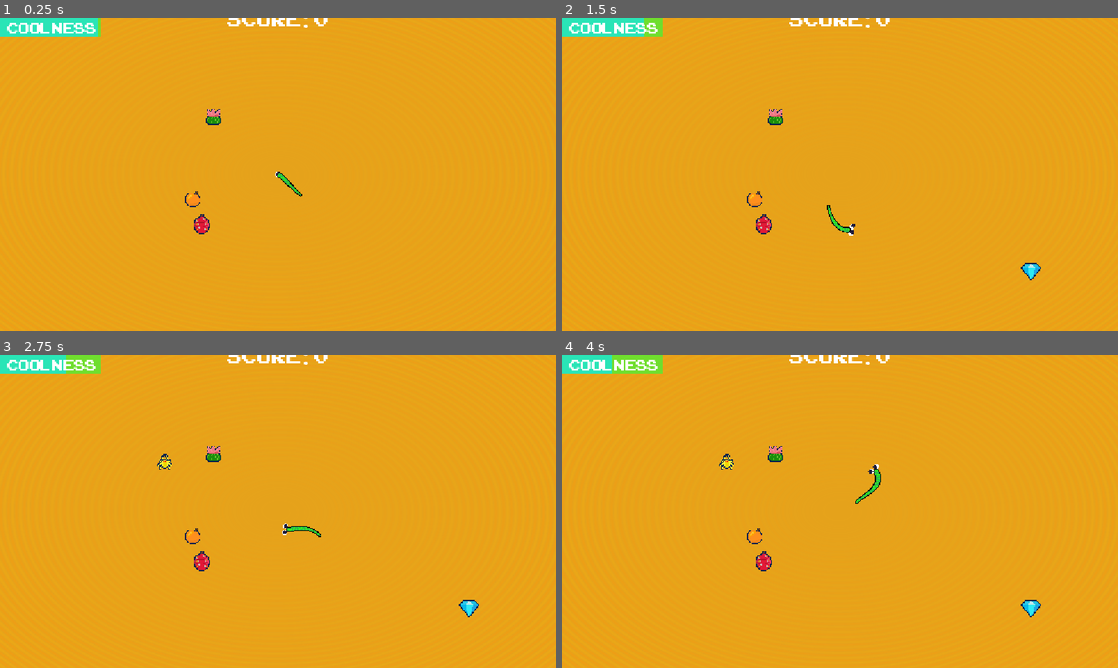
Above: before the commit, frames 1-4 (two rows, left to right).
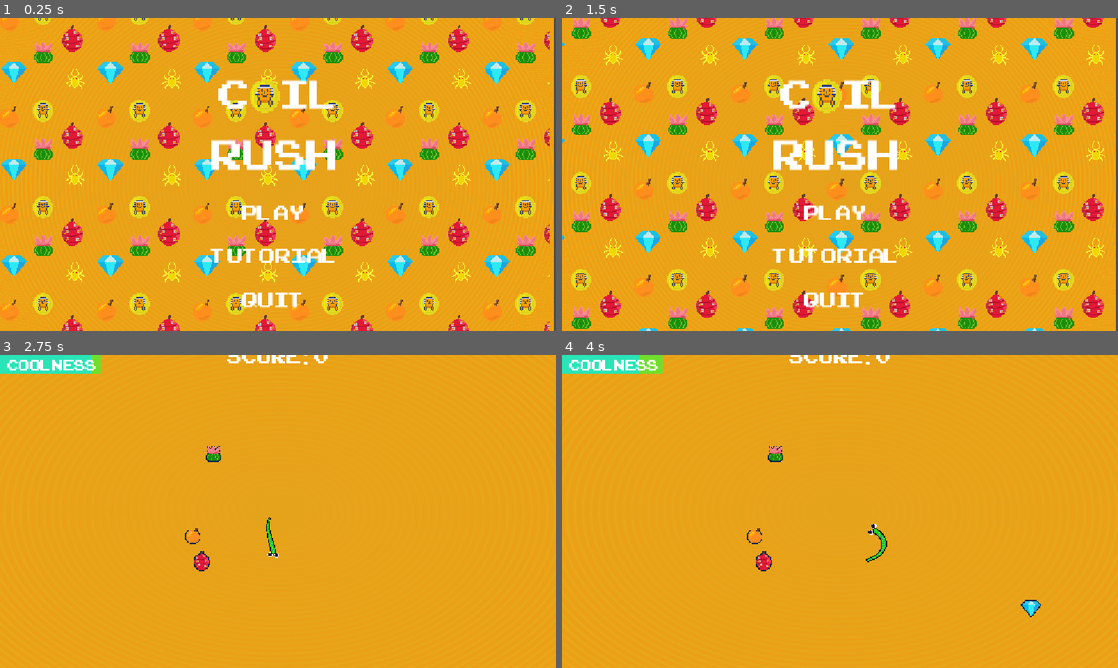
Above: after the commit, the same moments.

Repository: LeviathanGamez/Coil-Rush
Game: Godot game, scene res://scenes/main_menu.tscn
The game is run twice, just before and just after one commit, with the same random seed, the same clock (stepped at 60 frames per second) and the same inputs. Before the commit the project starts from res://scenes/main.tscn.
Inputs (mouse positions are in pixels of both pictures, inside the frame that each line leads up to):
- Up to frame 1 (0.25 s): no input
- Up to frame 2 (1.5 s): click (834, 255) at 0.5 s, where only the run after the commit has a clickable "Tutorial"; click (1056, 55) at 1.25 s, where only the run after the commit has a clickable "X"
- Up to frame 3 (2.75 s): click (272, 549) at 2 s, where only the run after the commit has a clickable "Play"
- Up to frame 4 (4 s): tap Enter at 2.75 s; move the mouse to (962, 495) at 2.77 s; hold Right 2.78-3.53 s; hold Space (click) 2.78-3.53 s; click (962, 495) at 2.92 s; move the mouse to (728, 527) at 3.52 s; hold Down from 3.53 s (still down); tap Alt at 3.6 s

The runs differ from the first frame. In frame 1, 22% of the frame differs, in the area x 0-100%, y 0-100%; in frame 2, 23%; in frame 3, 0.7%; in frame 4, 0.6%.
Error before the commit: Invalid type in function 'lerp' in base 'Vector2'. Cannot convert argument 1 from Nil to Vector2. (res://classes/head.gd:37)

Commit message:
Added main menu, music and difficulty

Diff:
--- a/procedural-life/artifacts/artifact.gd
+++ b/procedural-life/artifacts/artifact.gd
@@ -17,11 +17,12 @@
 	var err = area2d.area_entered.connect(taken)
 
 func _process(_delta):
-	var snake_body = snake.get_node("body")
-	if global_position.distance_to(snake_body.to_global(snake_body.points[0])) > 100:
-		sprite.material.set_shader_parameter("outline_color", Color(0.0, 0.131, 0.301, 1.0))
-	else:
-		sprite.material.set_shader_parameter("outline_color", Color(1, 1, 1, 1))
+	if snake != null:
+		var snake_body = snake.get_node("body")
+		if global_position.distance_to(snake_body.to_global(snake_body.points[0])) > 100:
+			sprite.material.set_shader_parameter("outline_color", Color(0.0, 0.131, 0.301, 1.0))
+		else:
+			sprite.material.set_shader_parameter("outline_color", Color(1, 1, 1, 1))
 
 
 func taken(area: Area2D):
--- a/procedural-life/artifacts/scenes/coin.tscn
+++ b/procedural-life/artifacts/scenes/coin.tscn
@@ -8,7 +8,7 @@
 [sub_resource type="ShaderMaterial" id="ShaderMaterial_b4tsj"]
 resource_local_to_scene = true
 shader = ExtResource("2_b4tsj")
-shader_parameter/outline_color = Color(0, 0, 0, 1)
+shader_parameter/outline_color = Color(1, 1, 1, 1)
 shader_parameter/corner_pixel = true
 
 [sub_resource type="CapsuleShape2D" id="CapsuleShape2D_3381y"]
--- a/procedural-life/artifacts/scenes/diamond.tscn
+++ b/procedural-life/artifacts/scenes/diamond.tscn
@@ -8,7 +8,7 @@
 [sub_resource type="ShaderMaterial" id="ShaderMaterial_3381y"]
 resource_local_to_scene = true
 shader = ExtResource("1_a60ts")
-shader_parameter/outline_color = Color(0, 0, 0, 1)
+shader_parameter/outline_color = Color(1, 1, 1, 1)
 shader_parameter/corner_pixel = true
 
 [sub_resource type="CircleShape2D" id="CircleShape2D_6pv2d"]
--- a/procedural-life/artifacts/scenes/golden_scarab.tscn
+++ b/procedural-life/artifacts/scenes/golden_scarab.tscn
@@ -8,7 +8,7 @@
 [sub_resource type="ShaderMaterial" id="ShaderMaterial_o6psd"]
 resource_local_to_scene = true
 shader = ExtResource("3_eqx04")
-shader_parameter/outline_color = Color(0, 0, 0, 1)
+shader_parameter/outline_color = Color(1, 1, 1, 1)
 shader_parameter/corner_pixel = true
 
 [sub_resource type="CircleShape2D" id="CircleShape2D_3381y"]
--- a/procedural-life/fruits/fruit.gd
+++ b/procedural-life/fruits/fruit.gd
@@ -16,11 +16,12 @@
 	var err = area2d.area_entered.connect(eaten)
 
 func _process(_delta):
-	var snake_body = snake.get_node("body")
-	if global_position.distance_to(snake_body.to_global(snake_body.points[0])) > 100:
-		sprite.material.set_shader_parameter("outline_color", Color(0.0, 0.131, 0.301, 1.0))
-	else:
-		sprite.material.set_shader_parameter("outline_color", Color(1, 1, 1, 1))
+	if snake != null:
+		var snake_body = snake.get_node("body")
+		if global_position.distance_to(snake_body.to_global(snake_body.points[0])) > 100:
+			sprite.material.set_shader_parameter("outline_color", Color(0.0, 0.131, 0.301, 1.0))
+		else:
+			sprite.material.set_shader_parameter("outline_color", Color(1, 1, 1, 1))
 
 
 func eaten(area: Area2D):
--- a/procedural-life/project.godot
+++ b/procedural-life/project.godot
@@ -11,13 +11,14 @@
 [application]
 
 config/name="Coil-Rush"
-run/main_scene="uid://dayetbey1huwv"
+run/main_scene="uid://dbta7edebapbf"
 config/features=PackedStringArray("4.7", "Forward Plus")
 config/icon="res://icon.svg"
 
 [autoload]
 
 Manager="*uid://d3xuyrspw8g0m"
+AudioStreamPlayerGlobal="*uid://f7on4efpspj6"
 
 [display]
 
@@ -40,6 +41,13 @@
 "events": [Object(InputEventKey,"resource_local_to_scene":false,"resource_name":"","device":-1,"window_id":0,"alt_press …(191 unchanged characters)…
 ]
 }
+pause={
+"deadzone": 0.2,
+"events": [Object(InputEventKey,"resource_local_to_scene":false,"resource_name":"","device":-1,"window_id":0,"alt_pressed":false,"shift_pressed":false,"ctrl_pressed":false,"meta_pressed":false,"pressed":false,"keycode":0,"physical_keycode":4194306,"key_label":0,"unicode":0,"location":0,"echo":false,"script":null)
+, Object(InputEventKey,"resource_local_to_scene":false,"resource_name":"","device":-1,"window_id":0,"alt_pressed":false,"shift_pressed":false,"ctrl_pressed":false,"meta_pressed":false,"pressed":false,"keycode":0,"physical_keycode":4194305,"key_label":0,"unicode":0,"location":0,"echo":false,"script":null)
+, Object(InputEventKey,"resource_local_to_scene":false,"resource_name":"","device":-1,"window_id":0,"alt_pressed":false,"shift_pressed":false,"ctrl_pressed":false,"meta_pressed":false,"pressed":false,"keycode":0,"physical_keycode":32,"key_label":0,"unicode":32,"location":0,"echo":false,"script":null)
+]
+}
 
 [physics]
 
--- /dev/null
+++ b/procedural-life/scenes/audio_stream_player.tscn
@@ -0,0 +1,8 @@
+[gd_scene format=3 uid="uid://f7on4efpspj6"]
+
+[ext_resource type="AudioStream" uid="uid://cxmpynii8vbft" path="res://assets/hitslab-egyptian-egypt-desert-music-502005.mp3" id="1_nbeep"]
+
+[node name="AudioStreamPlayer" type="AudioStreamPlayer" unique_id=2108496652]
+stream = ExtResource("1_nbeep")
+volume_db = -5.0
+autoplay = true
--- a/procedural-life/scenes/main.tscn
+++ b/procedural-life/scenes/main.tscn
@@ -1,5 +1,6 @@
 [gd_scene format=3 uid="uid://dayetbey1huwv"]
 
+[ext_resource type="Script" uid="uid://b5oqvqf4cl020" path="res://scripts/difficulty.gd" id="1_85g3d"]
 [ext_resource type="PackedScene" uid="uid://chb7he2my5eub" path="res://entities/snake2/snake_2.tscn" id="1_o5qli"]
 [ext_resource type="Shader" uid="uid://ccc1kjvjx8j2m" path="res://shaders/twirl.gdshader" id="2_0wfyh"]
 [ext_resource type="PackedScene" uid="uid://c2m23uudgmpow" path="res://fruits/scenes/orange.tscn" id="3_tbgi4"]
@@ -14,18 +15,35 @@
 shader_parameter/strength = 786.0
 shader_parameter/pivot = Vector2(0.5, 0.5)
 
-[sub_resource type="Gradient" id="Gradient_o5qli"]
+[sub_resource type="Gradient" id="Gradient_choun"]
 resource_local_to_scene = true
 offsets = PackedFloat32Array(0, 0.50751877, 1)
 colors = PackedColorArray(0.9529412, 0.6117647, 0.07058824, 1, 0.93333334, 0.654902, 0.09411765, 0.94509804, 0.93359375, 0.66912585, 0.07658386, 1)
 
 [sub_resource type="GradientTexture2D" id="GradientTexture2D_3381y"]
-gradient = SubResource("Gradient_o5qli")
+gradient = SubResource("Gradient_choun")
 width = 1000
 height = 1000
 repeat = 2
 
 [node name="Main" type="Node2D" unique_id=1662933116]
+
+[node name="Difficulty" type="Node" parent="." unique_id=1107863100]
+script = ExtResource("1_85g3d")
+
+[node name="Timer" type="Timer" parent="Difficulty" unique_id=111413642]
+wait_time = 10.0
+autostart = true
+
+[node name="AudioStreamPlayer2D" type="AudioStreamPlayer2D" parent="Difficulty" unique_id=1277757563]
+
+[node name="ColorRect" type="ColorRect" parent="Difficulty" unique_id=935067013]
+z_index = 2000
+offset_left = -1524.0
+offset_top = -1052.0
+offset_right = 1857.0
+offset_bottom = 1099.0
+color = Color(1, 0, 0, 0.27450982)
 
 [node name="Fruits" type="Node" parent="." unique_id=1760511065]
 
@@ -147,6 +165,7 @@
 offset_bottom = -408.0
 color = Color(0.019607844, 0.9098039, 1, 0.654902)
 
+[connection signal="timeout" from="Difficulty/Timer" to="Difficulty" method="_on_timer_timeout"]
 [connection signal="timeout" from="Spawner/Timer" to="Spawner" method="_on_timer_timeout"]
 [connection signal="timeout" from="UI/ComboRect/Combotimer" to="UI/Score" method="_on_combotimer_timeout"]
 [connection signal="timeout" from="UI/CoolRect/CoolnessTimer" to="UI/Score" method="_on_coolness_timer_timeout"]
--- /dev/null
+++ b/procedural-life/scenes/main_menu.tscn
@@ -0,0 +1,299 @@
+[gd_scene format=3 uid="uid://dbta7edebapbf"]
+
+[ext_resource type="Texture2D" uid="uid://dpyoqb71df5op" path="res://artifacts/assets/coin.png" id="1_ekxnf"]
+[ext_resource type="FontFile" uid="uid://b80ns8fksh5q" path="res://assets/ARCADECLASSIC.TTF" id="2_bqqt6"]
+[ext_resource type="Shader" uid="uid://ccc1kjvjx8j2m" path="res://shaders/twirl.gdshader" id="3_bqqt6"]
+[ext_resource type="Shader" uid="uid://t7u2sn45ld18" path="res://shaders/tiles.gdshader" id="4_8ln24"]
+[ext_resource type="Texture2D" uid="uid://dnlv2j236ya3" path="res://assets/backgroundtile.png" id="4_wu84c"]
+[ext_resource type="Script" uid="uid://cpoiwchamold6" path="res://scripts/play_button.gd" id="6_oa1go"]
+[ext_resource type="Script" uid="uid://d4kms5mhjk3ce" path="res://scripts/quit_button.gd" id="7_tbmy8"]
+[ext_resource type="Script" uid="uid://jelmwfreqvb7" path="res://scripts/tutorial_button.gd" id="8_j7ex8"]
+[ext_resource type="FontFile" uid="uid://ccjne7mb80vxe" path="res://assets/Jersey10-Regular copy 2.ttf" id="8_tbmy8"]
+[ext_resource type="PackedScene" uid="uid://c2m23uudgmpow" path="res://fruits/scenes/orange.tscn" id="9_lgwnu"]
+[ext_resource type="PackedScene" uid="uid://lxbcrx4efoj0" path="res://fruits/scenes/cactus_fruit.tscn" id="10_flqon"]
+[ext_resource type="PackedScene" uid="uid://dr5hq35q03afq" path="res://fruits/scenes/prickly_pear.tscn" id="11_rcqid"]
+[ext_resource type="Texture2D" uid="uid://ba3fxefr8gujh" path="res://assets/snake.png" id="12_flqon"]
+[ext_resource type="PackedScene" uid="uid://ctbojk2vyvpck" path="res://artifacts/scenes/diamond.tscn" id="13_7b55j"]
+[ext_resource type="PackedScene" uid="uid://dvmnhm81wxxtt" path="res://artifacts/scenes/golden_scarab.tscn" id="14_5pajh"]
+[ext_resource type="PackedScene" uid="uid://nvg7ivuqvgdp" path="res://artifacts/scenes/coin.tscn" id="15_j7ex8"]
+[ext_resource type="Script" uid="uid://r8t7jw6re4lx" path="res://scripts/x_button.gd" id="16_5pajh"]
+
+[sub_resource type="ShaderMaterial" id="ShaderMaterial_wu84c"]
+shader = ExtResource("3_bqqt6")
+shader_parameter/strength = 786.0
+shader_parameter/pivot = Vector2(0.5, 0.5)
+
+[sub_resource type="Gradient" id="Gradient_o5qli"]
+resource_local_to_scene = true
+offsets = PackedFloat32Array(0, 0.50751877, 1)
+colors = PackedColorArray(0.9529412, 0.6117647, 0.07058824, 1, 0.93333334, 0.654902, 0.09411765, 0.94509804, 0.93359375, 0.66912585, 0.07658386, 1)
+
+[sub_resource type="GradientTexture2D" id="GradientTexture2D_8ln24"]
+gradient = SubResource("Gradient_o5qli")
+width = 1000
+height = 1000
+repeat = 2
+
+[sub_resource type="ShaderMaterial" id="ShaderMaterial_8ln24"]
+shader = ExtResource("4_8ln24")
+shader_parameter/strength = 0.20000000298024
+
+[sub_resource type="StyleBoxEmpty" id="StyleBoxEmpty_3381y"]
+
+[sub_resource type="StyleBoxEmpty" id="StyleBoxEmpty_oa1go"]
+
+[sub_resource type="StyleBoxEmpty" id="StyleBoxEmpty_jk1qb"]
+
+[sub_resource type="StyleBoxEmpty" id="StyleBoxEmpty_lgwnu"]
+
+[sub_resource type="StyleBoxEmpty" id="StyleBoxEmpty_5dd4i"]
+
+[sub_resource type="StyleBoxEmpty" id="StyleBoxEmpty_flqon"]
+
+[sub_resource type="StyleBoxFlat" id="StyleBoxFlat_3381y"]
+bg_color = Color(0.84705883, 0.36862746, 0, 1)
+corner_radius_top_left = 100
+corner_radius_top_right = 100
+corner_radius_bottom_right = 100
+corner_radius_bottom_left = 100
+corner_detail = 9
+
+[node name="MainMenu" type="Control" unique_id=279124206]
+layout_mode = 3
+anchors_preset = 0
+
+[node name="TextureRect" type="TextureRect" parent="." unique_id=589267085]
+z_index = -1
+material = SubResource("ShaderMaterial_wu84c")
+layout_mode = 0
+offset_left = -5.0
+offset_top = -157.0
+offset_right = 1148.0
+offset_bottom = 843.0
+texture = SubResource("GradientTexture2D_8ln24")
+
+[node name="Camera2D" type="Camera2D" parent="." unique_id=1092516151]
+anchor_mode = 0
+
+[node name="Title" type="Control" parent="." unique_id=1373232770]
+z_index = 6
+anchors_preset = 0
+offset_left = 33.0
+offset_top = -20.0
+offset_right = 40.0
+offset_bottom = 40.0
+
+[node name="Sprite2D" type="Sprite2D" parent="Title" unique_id=120259412]
+position = Vector2(517, 183.00002)
+scale = Vector2(3, 3)
+texture = ExtResource("1_ekxnf")
+
+[node name="Label" type="Label" parent="Title" unique_id=363024260]
+layout_mode = 0
+offset_left = 404.0
+offset_top = 118.0
+offset_right = 677.0
+offset_bottom = 365.0
+theme_override_constants/line_spacing = 3
+theme_override_fonts/font = ExtResource("2_bqqt6")
+theme_override_font_sizes/font_size = 120
+text = " C    IL
+RUSH"
+
+[node name="Tiles" type="TextureRect" parent="." unique_id=1832439527]
+material = SubResource("ShaderMaterial_8ln24")
+layout_mode = 0
+offset_top = -31.0
+offset_right = 570.0
+offset_bottom = 391.0
+scale = Vector2(2, 2)
+texture = ExtResource("4_wu84c")
+stretch_mode = 1
+
+[node name="Label" type="Label" parent="." unique_id=2095411726]
+layout_mode = 0
+offset_left = 5.0
+offset_top = 684.0
+offset_right = 731.0
+offset_bottom = 747.0
+theme_override_fonts/font = ExtResource("2_bqqt6")
+theme_override_font_sizes/font_size = 38
+text = "Made By: Leviathan_Games"
+
+[node name="Play_button" type="Control" parent="." unique_id=633297234]
+anchors_preset = 0
+offset_right = 40.0
+offset_bottom = 40.0
+
+[node name="Button" type="Button" parent="Play_button" unique_id=855732433]
+layout_mode = 0
+offset_left = 497.0
+offset_top = 369.0
+offset_right = 637.0
+offset_bottom = 438.0
+theme_override_colors/font_color = Color(1, 1, 1, 1)
+theme_override_colors/font_hover_color = Color(1, 0, 0, 1)
+theme_override_colors/font_outline_color = Color(1, 0.9277344, 0.9277344, 1)
+theme_override_constants/outline_size = 0
+theme_override_constants/h_separation = 10
+theme_override_fonts/font = ExtResource("2_bqqt6")
+theme_override_font_sizes/font_size = 60
+theme_override_styles/normal = SubResource("StyleBoxEmpty_3381y")
+theme_override_styles/pressed = SubResource("StyleBoxEmpty_oa1go")
+theme_override_styles/hover = SubResource("StyleBoxEmpty_jk1qb")
+text = "Play"
+script = ExtResource("6_oa1go")
+
+[node name="Quit_button" type="Control" parent="." unique_id=1047116573]
+anchors_preset = 0
+offset_right = 40.0
+offset_bottom = 40.0
+
+[node name="Button" type="Button" parent="Quit_button" unique_id=1272828910]
+layout_mode = 0
+offset_left = 497.0
+offset_top = 550.0
+offset_right = 637.0
+offset_bottom = 619.0
+theme_override_colors/font_color = Color(1, 1, 1, 1)
+theme_override_colors/font_hover_color = Color(1, 0, 0, 1)
+theme_override_colors/font_outline_color = Color(1, 0.9277344, 0.9277344, 1)
+theme_override_constants/outline_size = 0
+theme_override_constants/h_separation = 10
+theme_override_fonts/font = ExtResource("2_bqqt6")
+theme_override_font_sizes/font_size = 60
+theme_override_styles/normal = SubResource("StyleBoxEmpty_3381y")
+theme_override_styles/pressed = SubResource("StyleBoxEmpty_lgwnu")
+theme_override_styles/hover = SubResource("StyleBoxEmpty_5dd4i")
+theme_override_styles/disabled = SubResource("StyleBoxEmpty_flqon")
+text = "Quit"
+script = ExtResource("7_tbmy8")
+
+[node name="Tutorial_button" type="Control" parent="." unique_id=882317054]
+anchors_preset = 0
+offset_right = 40.0
+offset_bottom = 40.0
+
+[node name="Button" type="Button" parent="Tutorial_button" unique_id=470567409]
+layout_mode = 0
+offset_left = 438.0
+offset_top = 458.0
+offset_right = 702.0
+offset_bottom = 527.0
+theme_override_colors/font_color = Color(1, 1, 1, 1)
+theme_override_colors/font_hover_color = Color(1, 0, 0, 1)
+theme_override_colors/font_outline_color = Color(1, 0.9277344, 0.9277344, 1)
+theme_override_constants/outline_size = 0
+theme_override_constants/h_separation = 10
+theme_override_fonts/font = ExtResource("2_bqqt6")
+theme_override_font_sizes/font_size = 60
+theme_override_styles/normal = SubResource("StyleBoxEmpty_3381y")
+theme_override_styles/pressed = SubResource("StyleBoxEmpty_lgwnu")
+theme_override_styles/hover = SubResource("StyleBoxEmpty_5dd4i")
+theme_override_styles/disabled = SubResource("StyleBoxEmpty_flqon")
+text = "Tutorial"
+script = ExtResource("8_j7ex8")
+
+[node name="Tutorial" type="Control" parent="." unique_id=1359729449]
+visible = false
+z_index = 1000
+anchors_preset = 0
+offset_right = 40.0
+offset_bottom = 40.0
+
+[node name="Panel" type="Panel" parent="Tutorial" unique_id=1255730017]
+layout_mode = 0
+offset_left = 37.0
+offset_top = 28.0
+offset_right = 1108.0
+offset_bottom = 674.0
+theme_override_styles/panel = SubResource("StyleBoxFlat_3381y")
+
+[node name="Label" type="Label" parent="Tutorial" unique_id=977918039]
+layout_mode = 0
+offset_left = 411.0
+offset_top = 22.0
+offset_right = 879.0
+offset_bottom = 269.0
+theme_override_constants/line_spacing = 3
+theme_override_fonts/font = ExtResource("8_tbmy8")
+theme_override_font_sizes/font_size = 100
+text = "Tutorial:"
+
+[node name="Label2" type="Label" parent="Tutorial" unique_id=2063966133]
+layout_mode = 0
+offset_left = 72.0
+offset_top = 125.0
+offset_right = 1004.0
+offset_bottom = 605.0
+theme_override_constants/line_spacing = 3
+theme_override_fonts/font = ExtResource("8_tbmy8")
+theme_override_font_sizes/font_size = 60
+text = "Collect Objects to earn points!
+
+Eat fruits to increase coolness
+If your coolness drops you'll dry out!
+
+Pick up artifacts to increase your combo!
+If you hit yourself your combo will reset"
+
+[node name="control" type="Control" parent="Tutorial" unique_id=1417554354]
+anchors_preset = 0
+
+[node name="orange" parent="Tutorial/control" unique_id=1414971797 instance=ExtResource("9_lgwnu")]
+z_index = 1005
+z_as_relative = false
+position = Vector2(849, 284)
+
+[node name="cactus_fruit" parent="Tutorial/control" unique_id=608758165 instance=ExtResource("10_flqon")]
+z_index = 1005
+z_as_relative = false
+position = Vector2(999, 260)
+
+[node name="prickly_pear" parent="Tutorial/control" unique_id=1049163394 instance=ExtResource("11_rcqid")]
+z_index = 1005
+z_as_relative = false
+position = Vector2(959, 377)
+
+[node name="Snake" type="Sprite2D" parent="Tutorial/control" unique_id=1814854348]
+z_index = 1010
+position = Vector2(624.00006, 143.00002)
+rotation = -1.8018861
+texture = ExtResource("12_flqon")
+
+[node name="diamond" parent="Tutorial/control" unique_id=1844142123 instance=ExtResource("13_7b55j")]
+z_index = 1003
+position = Vector2(1057, 555)
+
+[node name="golden_scarab" parent="Tutorial/control" unique_id=1413787820 instance=ExtResource("14_5pajh")]
+z_index = 1003
+position = Vector2(1007, 482)
+
+[node name="coin" parent="Tutorial/control" unique_id=630821028 instance=ExtResource("15_j7ex8")]
+z_index = 1003
+position = Vector2(976, 603)
+
+[node name="X_button" type="Control" parent="Tutorial" unique_id=1064348157]
+anchors_preset = 0
+offset_right = 40.0
+offset_bottom = 40.0
+
+[node name="Button" type="Button" parent="Tutorial/X_button" unique_id=118045451]
+layout_mode = 0
+offset_left = 958.0
+offset_top = 41.0
+offset_right = 1098.0
+offset_bottom = 110.0
+theme_override_colors/font_color = Color(1, 0, 0, 1)
+theme_override_fonts/font = ExtResource("2_bqqt6")
+theme_override_font_sizes/font_size = 60
+theme_override_styles/normal = SubResource("StyleBoxEmpty_3381y")
+theme_override_styles/pressed = SubResource("StyleBoxEmpty_oa1go")
+theme_override_styles/hover = SubResource("StyleBoxEmpty_jk1qb")
+text = "X"
+script = ExtResource("16_5pajh")
+
+[connection signal="pressed" from="Play_button/Button" to="Play_button/Button" method="_on_pressed"]
+[connection signal="pressed" from="Quit_button/Button" to="Quit_button/Button" method="_on_pressed"]
+[connection signal="pressed" from="Tutorial_button/Button" to="Tutorial_button/Button" method="_on_pressed"]
+[connection signal="pressed" from="Tutorial/X_button/Button" to="Tutorial/X_button/Button" method="_on_pressed"]
--- /dev/null
+++ b/procedural-life/scripts/difficulty.gd
@@ -0,0 +1,32 @@
+extends Node
+
+@onready var timer : Timer = $Timer
+
+@onready var combo_timer : Timer = $"../UI/ComboRect/Combotimer"
+@onready var coolness_timer : Timer = $"../UI/CoolRect/CoolnessTimer"
+@onready var color_rect : ColorRect = $ColorRect
+
+var times = 0
+var max_times = 3
+var difficulty_timer = 30
+var tween
+
+func _ready():
+	timer.wait_time = difficulty_timer
+	timer.start()
+	color_rect.color.a = 0
+
+func _on_timer_timeout() -> void:
+	timer.start()
+	times += 1
+	decrease_time()
+	if times >= max_times:
+		timer.stop()
+func decrease_time():
+	combo_timer.wait_time -= 1
+	coolness_timer.wait_time -= 1
+	if tween:
+		tween.kill()
+	tween = create_tween()
+	tween.tween_property(color_rect,"color:a",0.6,0.2)
+	tween.tween_property(color_rect,"color:a",0.0,0.15).set_delay(0.2)
--- /dev/null
+++ b/procedural-life/scripts/play_button.gd
@@ -0,0 +1,6 @@
+extends Button
+
+
+
+func _on_pressed() -> void:
+	get_tree().change_scene_to_file("res://scenes/main.tscn")
--- /dev/null
+++ b/procedural-life/scripts/quit_button.gd
@@ -0,0 +1,5 @@
+extends Button
+
+
+func _on_pressed() -> void:
+	get_tree().quit()
--- a/procedural-life/scripts/spawner.gd
+++ b/procedural-life/scripts/spawner.gd
@@ -39,6 +39,7 @@
 		fruit.global_position = position
 		fruit_node.add_child(fruit)
 		can_trigger = true
+
 	if get_tree().get_nodes_in_group("Artifacts").size() < 2 and can_trigger2:
 		can_trigger2 = false
 		old_artifact = artifact
--- /dev/null
+++ b/procedural-life/scripts/tutorial_button.gd
@@ -0,0 +1,5 @@
+extends Button
+
+@onready var tutorial = $"../../Tutorial"
+func _on_pressed() -> void:
+	tutorial.visible = true
--- /dev/null
+++ b/procedural-life/scripts/x_button.gd
@@ -0,0 +1,5 @@
+extends Button
+
+@onready var tutorial = $"../.."
+func _on_pressed() -> void:
+	tutorial.visible = false
--- /dev/null
+++ b/procedural-life/shaders/tiles.gdshader
@@ -0,0 +1,13 @@
+shader_type canvas_item;
+
+uniform float strength : hint_range(0.0, 1.0, 0.1);
+
+void vertex() {
+	UV.x += TIME * strength;
+	UV.y += TIME * strength;
+}
+
+//void light() {
+//	// Called for every pixel for every light affecting the CanvasItem.
+//	// Uncomment to replace the default light processing function with this one.
+//}
Binary file added: procedural-life/assets/Jersey10-Regular copy 2.ttf
Not shown, added: procedural-life/assets/Jersey10-Regular copy 2.ttf.import
Binary file added: procedural-life/assets/backgroundtile.png
Not shown, added: procedural-life/assets/backgroundtile.png.import
Not shown, added: procedural-life/assets/hitslab-egyptian-egypt-desert-music-502005.mp3.import
Binary file added: procedural-life/assets/snake.png
Not shown, added: procedural-life/assets/snake.png.import
Not shown, added: procedural-life/scripts/difficulty.gd.uid
Not shown, added: procedural-life/scripts/play_button.gd.uid
Not shown, added: procedural-life/scripts/quit_button.gd.uid
Not shown, added: procedural-life/scripts/tutorial_button.gd.uid
Not shown, added: procedural-life/scripts/x_button.gd.uid
(and 2 more such lines)
